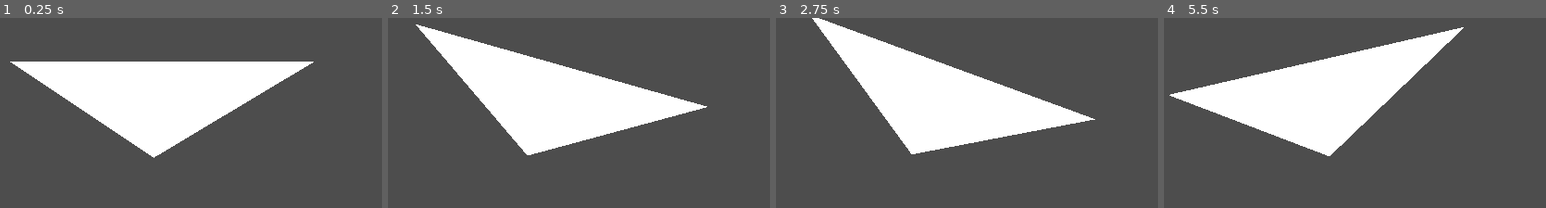
Above: before the commit, frames 1-4 (left to right).
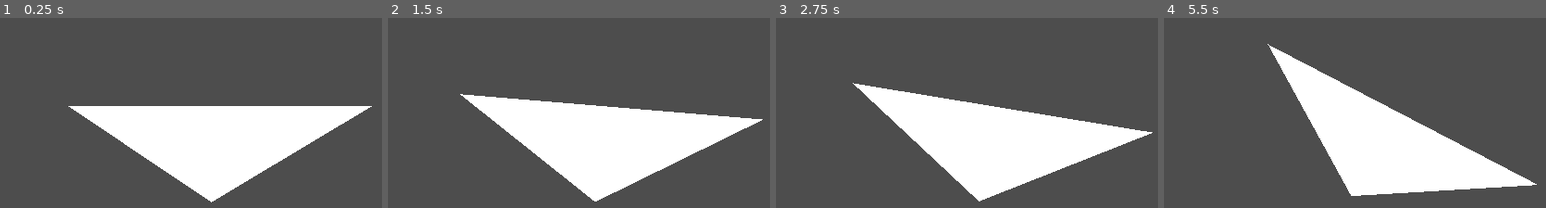
Above: after the commit, the same moments.

Repository: milksake/Slime
Game: Godot game, scene res://avion/avion.tscn
The game is run twice, just before and just after one commit, with the same random seed, the same clock (stepped at 60 frames per second) and the same inputs. This scene is started directly instead of the project's main scene.
Inputs (mouse positions are in pixels of both pictures, inside the frame that each line leads up to):
- Up to frame 1 (0.25 s): no input
- Up to frame 2 (1.5 s): tap Enter at 0.5 s; move the mouse to (outside the picture) at 0.52 s; press the mouse at (outside the picture) at 0.53 s; hold Right (ui_right) 0.53-1.28 s; move the mouse to (outside the picture) at 1.27 s; release the mouse at (outside the picture) at 1.28 s; hold Left (ui_left) from 1.28 s (still down); click (outside the picture) at 1.35 s
- Up to frame 3 (2.75 s): move the mouse to (outside the picture) at 2.02 s; release Left (ui_left) at 2.03 s; press the mouse at (outside the picture) at 2.03 s; hold Right (ui_right) from 2.03 s (still down)
- Up to frame 4 (5.5 s): move the mouse to (outside the picture) at 2.77 s; release the mouse at (outside the picture) at 2.78 s; click (outside the picture) at 2.85 s; move the mouse to (outside the picture) at 3.52 s; release Right (ui_right) at 3.53 s; press the mouse at (outside the picture) at 3.53 s; hold Left (ui_left) from 3.53 s (still down); move the mouse to (1312, 164) at 4.27 s; release the mouse at (1312, 164) at 4.28 s; click (1312, 164) at 4.35 s; move the mouse to (outside the picture) at 5.02 s; press the mouse at (outside the picture) at 5.03 s

The runs differ from the first frame. In frame 1, 29% of the frame differs, in the area x 2-98%, y 22-98%; in frame 2, 25%; in frame 3, 22%; in frame 4, 28%.

Commit message:
avioncito

Diff:
--- a/avion/avion.gd
+++ b/avion/avion.gd
@@ -1,23 +1,36 @@
 extends Node2D
-var rotation_speed = 0.5
-var rotation_dir = 0
+
+var rotation_speed = 0.0
+var max_rotation = 0.5
+var min_speed = -4.0
+var max_speed = 4.0
+var rotation_aceleration = 0.2
+var return_speed = 20
+
+signal speed_changed(new_speed)
 
 # Called when the node enters the scene tree for the first time.
 func _ready():
-	position = get_window().size / 2
-	print(position)
 	pass # Replace with function body.
-
 
 # Called every frame. 'delta' is the elapsed time since the previous frame.
 func _process(delta):
+	print(rotation)
+	print(rotation_speed)
 	if Input.is_action_pressed("ui_right"):
-		rotation_dir = rotation_speed
+		rotation_speed += rotation_aceleration * delta
+		emit_signal("speed_changed", rotation_speed)
 	elif Input.is_action_pressed("ui_left"):
-		rotation_dir = -rotation_speed
+		rotation_speed -= rotation_aceleration * delta
+		emit_signal("speed_changed", rotation_speed)
 	else:
-		if rotation > 0:
-			rotation_dir = -rotation_speed/2
-		elif rotation < 0:
-			rotation_dir = rotation_speed/2
-	rotation += rotation_dir * delta
+		if abs(rotation) > 0.001:
+			var dir = sign(rotation)
+			rotation_speed = -dir * return_speed * delta
+		else:
+			rotation = 0
+			rotation_speed = 0
+
+	rotation_speed = clamp(rotation_speed, -max_speed, max_speed)
+	rotation += rotation_speed * delta
+	rotation = clamp(rotation, -max_rotation, max_rotation)
--- a/avion/avion.tscn
+++ b/avion/avion.tscn
@@ -3,10 +3,8 @@
 [ext_resource type="Script" path="res://avion/avion.gd" id="1_2mica"]
 
 [node name="avion" type="Node2D"]
-
-[node name="Node" type="Node2D" parent="."]
 position = Vector2(550, 340)
 script = ExtResource("1_2mica")
 
-[node name="Polygon2D" type="Polygon2D" parent="Node"]
+[node name="Polygon2D" type="Polygon2D" parent="."]
 polygon = PackedVector2Array(-374, -112, 416, -112, -1, 137)
